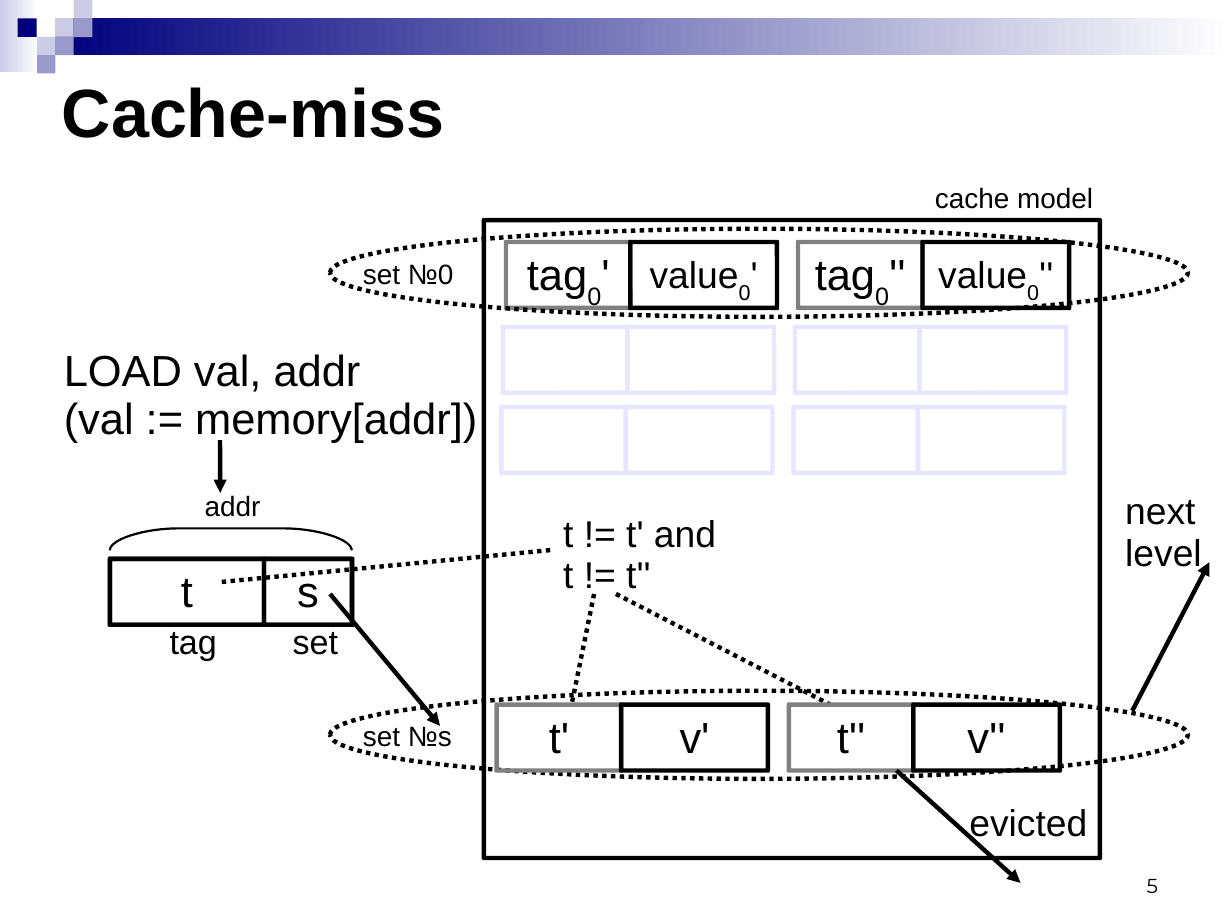
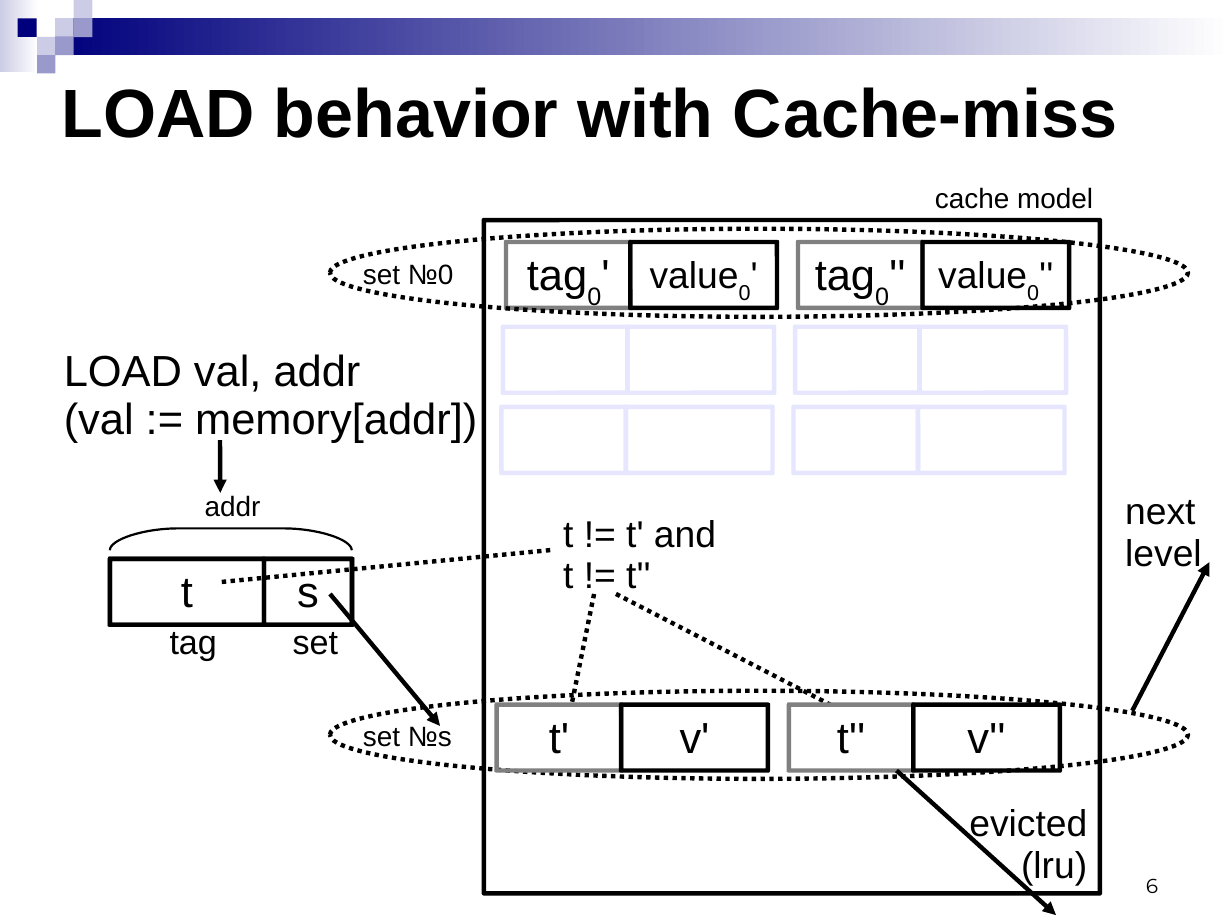
Before and after one commit to kornevgen/tesla-project, a slide deck: slide 6 of papers/unpublished/SummerSchool09/sumsch09-3.ppt (slide 5 before the commit). Drawn at 1232x924 pixels with LibreOffice and Linux fonts; fonts in the diff are those of the drawing. Boxes give left, top, right and bottom in pixels: in the first picture for what was removed or moved away, otherwise in the second. Text is boxed around its words. In the diff, an @@ line names an element or a change of style, - is before the commit and + after.

```diff
--- a/papers/unpublished/SummerSchool09/sumsch09-3.ppt
+++ b/papers/unpublished/SummerSchool09/sumsch09-3.ppt
@@ title at [62,87,1117,138]: text changed @@
-Cache-miss
+LOAD behavior with Cache-miss
@@ freeform shape: place and size @@
-freeform shape at [484,220,1100,859]
+freeform shape at [484,220,1100,893]
@@ arrow moved from (897, 770) - (1021, 883) to (897, 770) - (1056, 916) @@
@@ text at [1021,851,1087,886]: paragraph added @@
+(lru)
@@ page number at [1146,878,1158,893]: text changed @@
-5
+6
```
Also in this commit, not shown: 13 other slides changed, 1 slide added.
